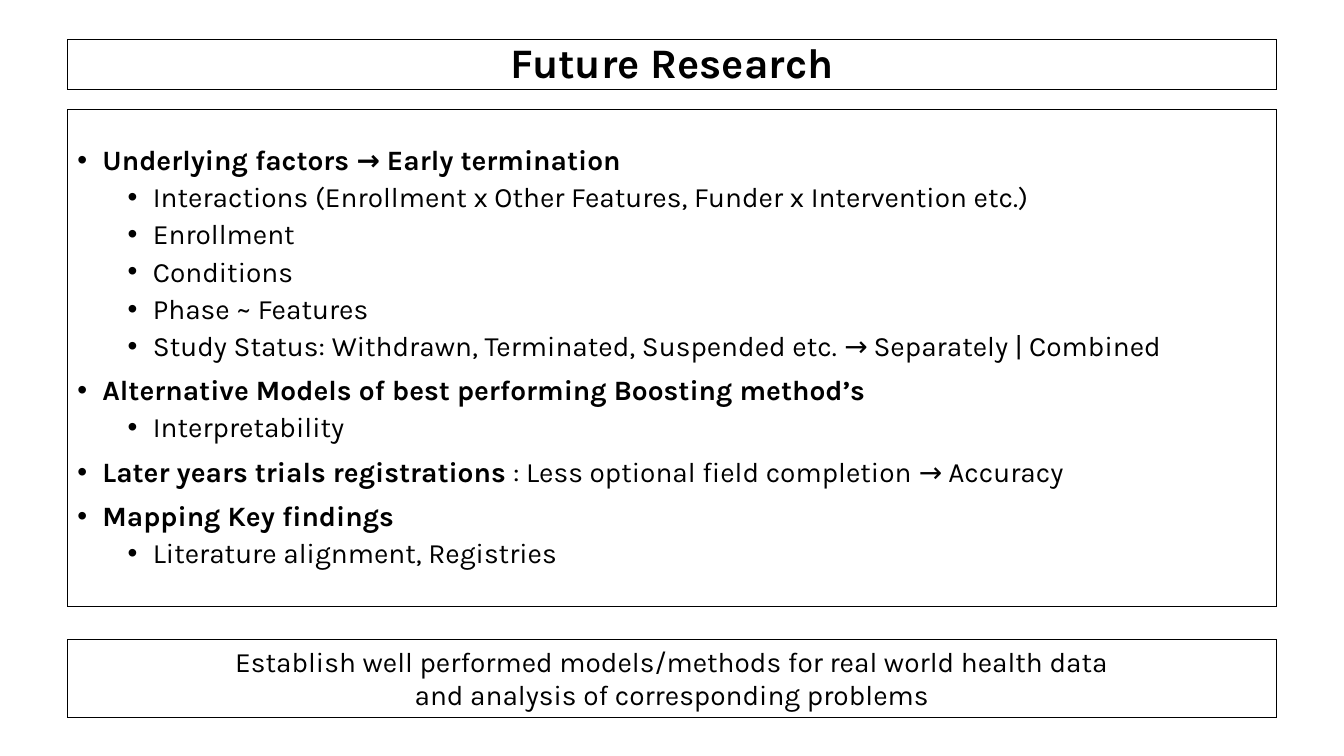
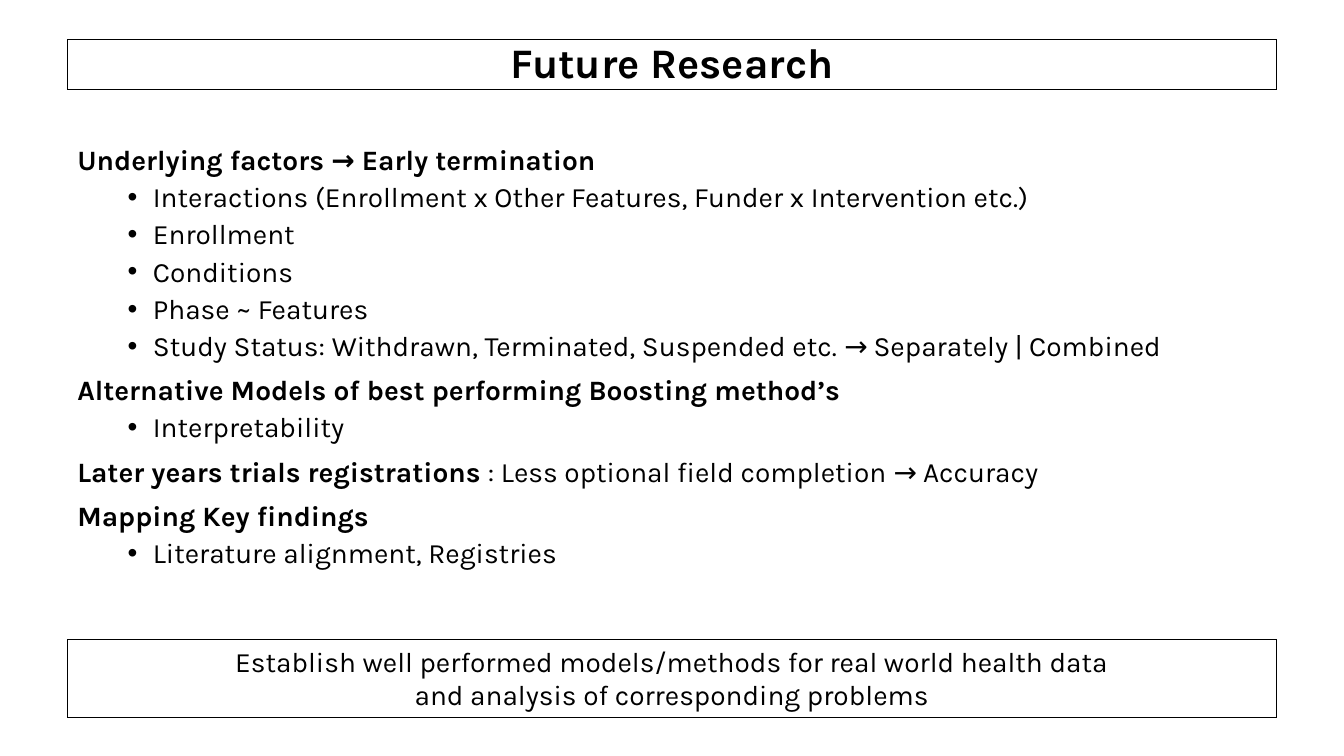
Before and after one commit to AndreouEugenia/Thesis, a slide deck: slide 29 of Thesis_Presentation.pptx (slide 26 before the commit). Drawn at 1344x756 pixels with LibreOffice and Linux fonts; fonts in the diff are those of the drawing; background and template pictures are left out. Boxes give left, top, right and bottom in pixels: in the first picture for what was removed or moved away, otherwise in the second. Text is boxed around its words. In the diff, an @@ line names an element or a change of style, - is before the commit and + after.

```diff
--- a/Thesis_Presentation.pptx
+++ b/Thesis_Presentation.pptx
@@ text "Underlying factors → Early termination": place and size @@
-text "Underlying factors → Early termination" at <box>68,110,1277,606</box>
+text "Underlying factors → Early termination" at <box>77,150,1161,570</box>
@@ text "Underlying factors → Early termination" at <box>77,150,1161,570</box>: outline #000000 0.75 pt to none @@
@@ text at <box>77,150,1038,533</box>: bullet • to none @@
```
Also in this commit, not shown: 9 other slides changed, 4 slides added, 1 slide removed, 1 other file.
